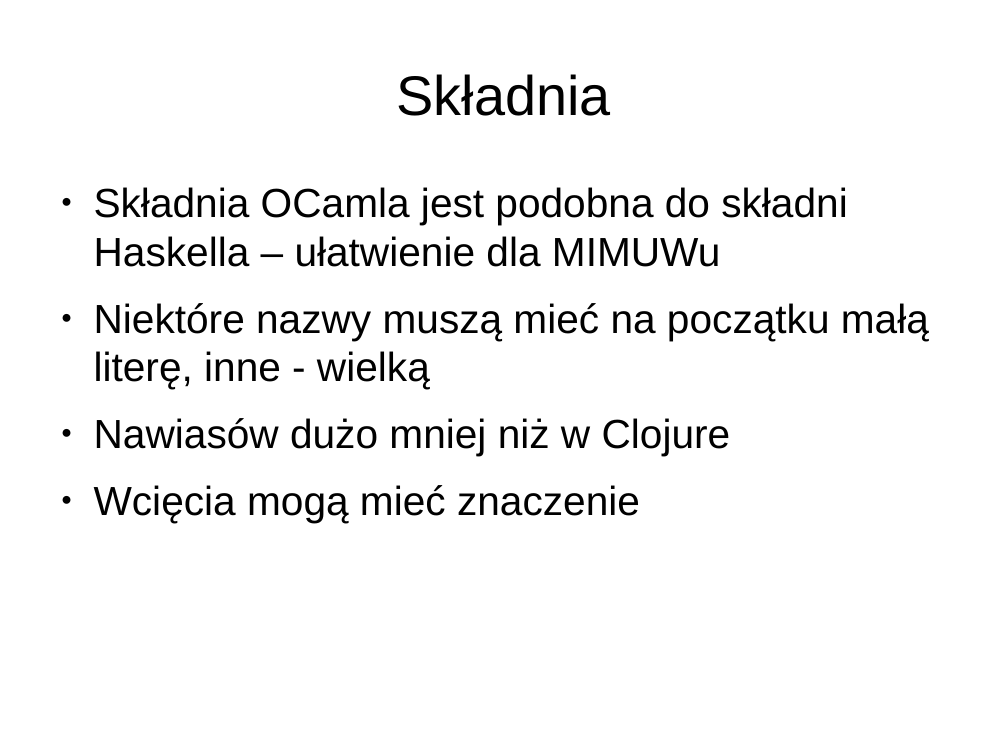
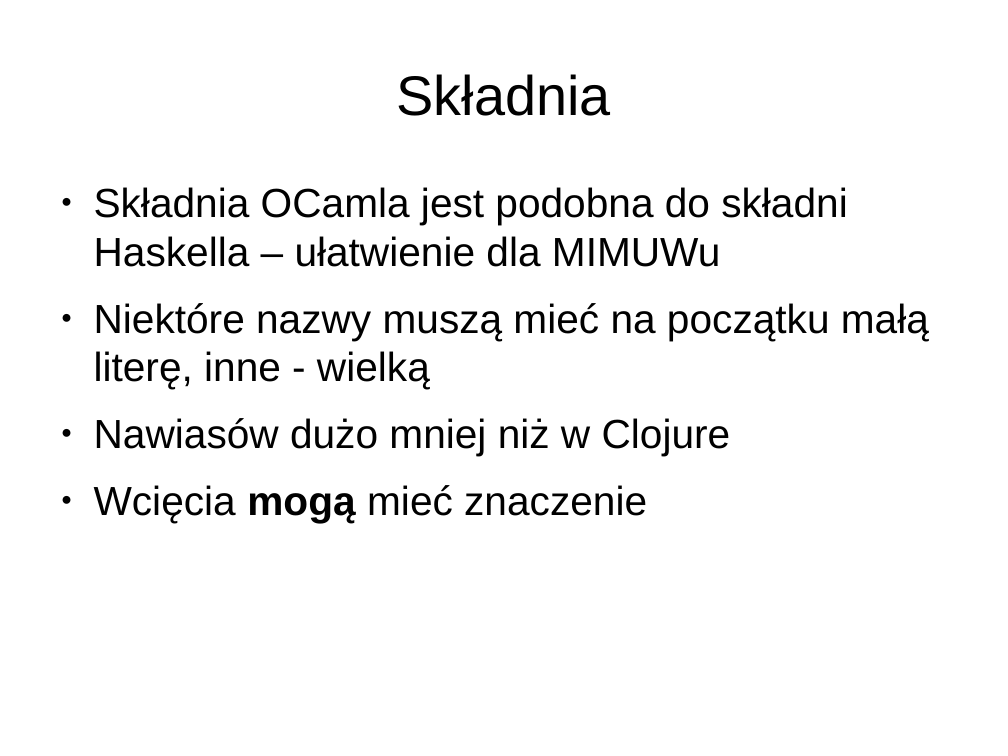
Before and after one commit to betenkowski/haskell-20140813, a slide deck: slide 5 of prezentacja.odp. Drawn at 1008x756 pixels with LibreOffice and Linux fonts; fonts in the diff are those of the drawing. Boxes give left, top, right and bottom in pixels: in the first picture for what was removed or moved away, otherwise in the second. Text is boxed around its words. In the diff, an @@ line names an element or a change of style, - is before the commit and + after.

```diff
--- a/prezentacja.odp
+++ b/prezentacja.odp
@@ text at [94, 485, 647, 523]: bold on in "mogą" @@
```
Also in this commit, not shown: 3 slides added, 1 slide removed, 3 other files.
